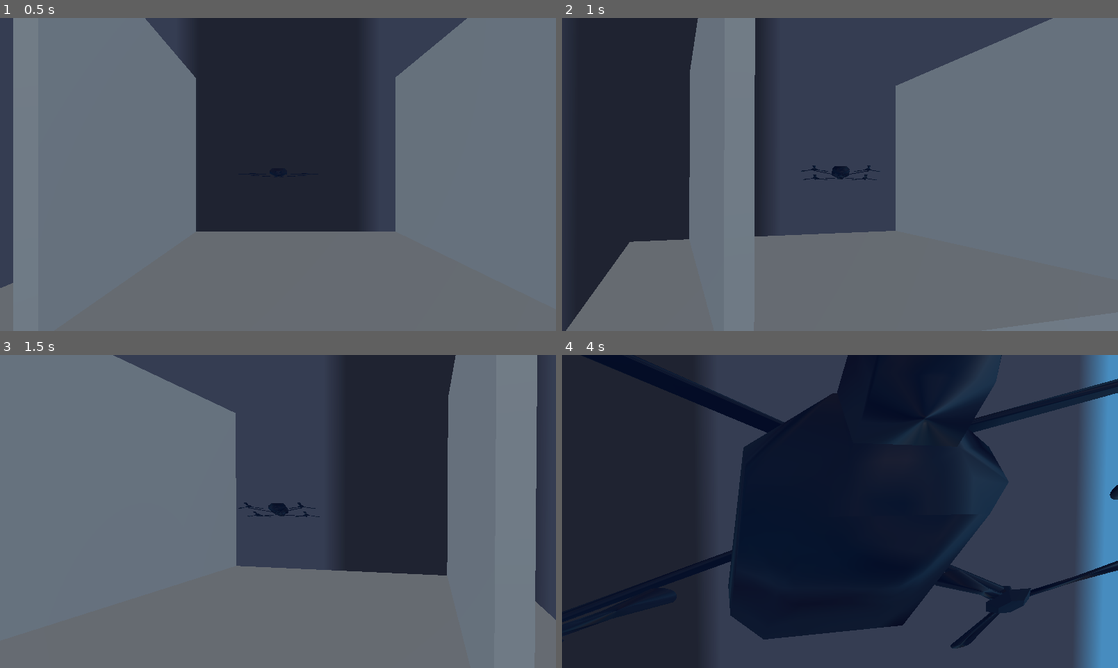
Above: before the commit, frames 1-4 (two rows, left to right).
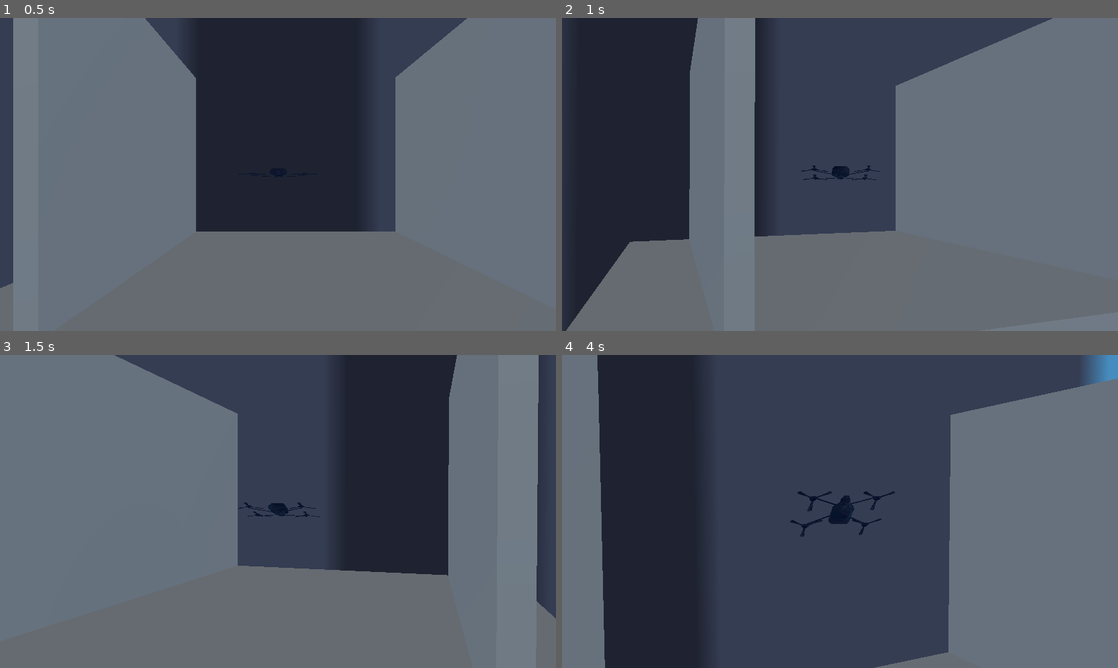
Above: after the commit, the same moments.

Repository: Apmds/operation-spin
Game: Godot game, scene res://src/test_scene.tscn
The game is run twice, just before and just after one commit, with the same random seed, the same clock (stepped at 60 frames per second) and the same inputs. The engine's default icon, where the game draws it, is replaced by a stand-in: a white triangle on a blue panel in a dark square.
Inputs (mouse positions are in pixels of both pictures, inside the frame that each line leads up to):
- Up to frame 1 (0.5 s): no input
- Up to frame 2 (1 s): tap Enter (ui_accept) at 0.5 s; move the mouse to (867, 174) at 0.52 s; hold Up (move_forward) from 0.53 s (still down); hold Enter (ui_accept) from 0.53 s (still down); click (867, 174) at 0.67 s
- Up to frame 3 (1.5 s): keep holding Up (move_forward); move the mouse to (250, 511) at 1.27 s; release Enter (ui_accept) at 1.28 s; tap Shift (boost) at 1.35 s
- Up to frame 4 (4 s): keep holding Up (move_forward); tap Enter (ui_accept) at 1.52, 1.55, 1.82, 2.3, 2.85, 3.02, 3.32, 3.77, 3.8 s; move the mouse to (851, 505) at 2.02 s; hold R (switch_modes) 2.03-2.78 s; move the mouse to (834, 517) at 2.77 s; click (834, 517) at 2.92 s; move the mouse to (878, 514) at 3.52 s; hold Shift (boost) from 3.53 s (still down)

Frame 1 is identical in both runs. In frame 2, less than 0.1% of the frame differs, in the area x 0-88%, y 0-100%; in frame 3, 0.6%; in frame 4, 65%, in the area x 0-100%, y 0-100%.

Commit message:
something something drag and reverse

Diff:
--- a/src/drone/drone.gd
+++ b/src/drone/drone.gd
@@ -16,8 +16,9 @@
 var wind_force = 5
 var vertical_acceleration = 1
 var vertical_decceleration = 1
+var decceleration = 0.5
 var max_vertical_speed = 3
-var max_velocity = 5
+var max_velocity = 3
 
 var mode: FlightMode = FlightMode.NORMAL
 
@@ -29,11 +30,11 @@
 
 var max_tilt: float = deg_to_rad(15)
 
-var wind_direction: Vector3 = Vector3.UP
+var fans_reversed: bool = false
 var fans_on: bool = true
 
 func reverse_fans():
-	wind_direction = wind_direction.rotated(Vector3.FORWARD, PI)
+	fans_reversed = !fans_reversed
 
 func toggle_fans() -> void:
 	fans_on = !fans_on
@@ -72,9 +73,11 @@
 	# Add wind force
 	if fans_on:
 		var wind_vector = body_direction.y
+
 		if wind_vector.y > 0:
 			wind_vector.y = 0
-
+		if fans_reversed:
+			wind_vector = -wind_vector
 		var vel_add = wind_vector * wind_force * delta
 		if is_boosted:
 			vel_add *= boost_multiplier
@@ -116,4 +119,9 @@
 
 	if velocity.length() > max_velocity:
 		velocity = velocity.normalized()*max_velocity;
+
+	# Small drag
+	velocity.x = lerp(velocity.x, 0.0, decceleration*delta)
+	velocity.z = lerp(velocity.z, 0.0, decceleration*delta)
+
 	move_and_slide()
